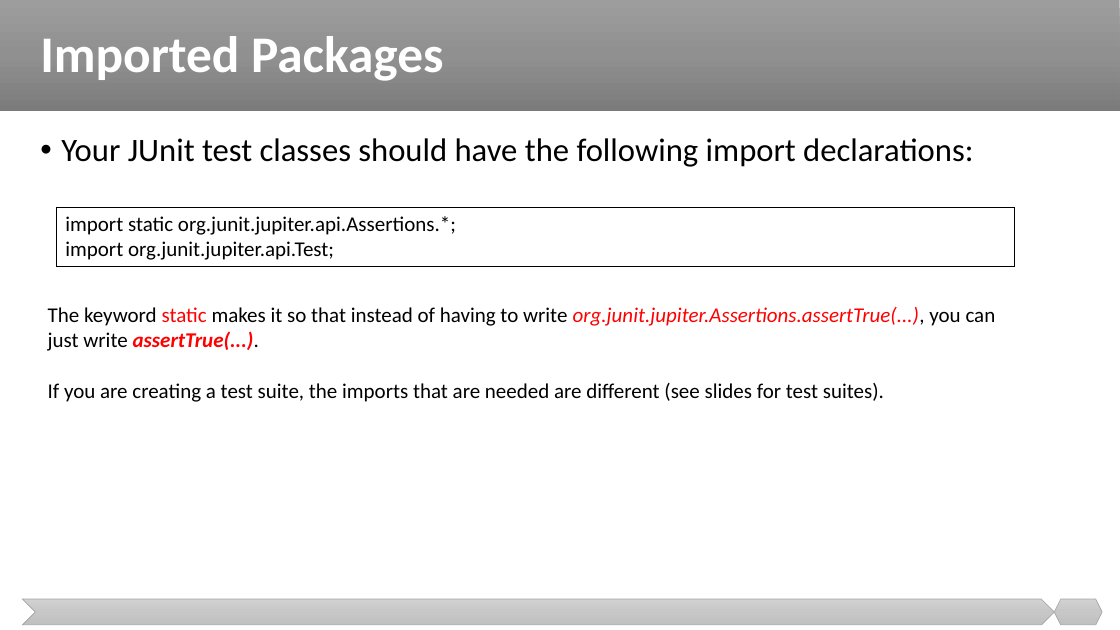
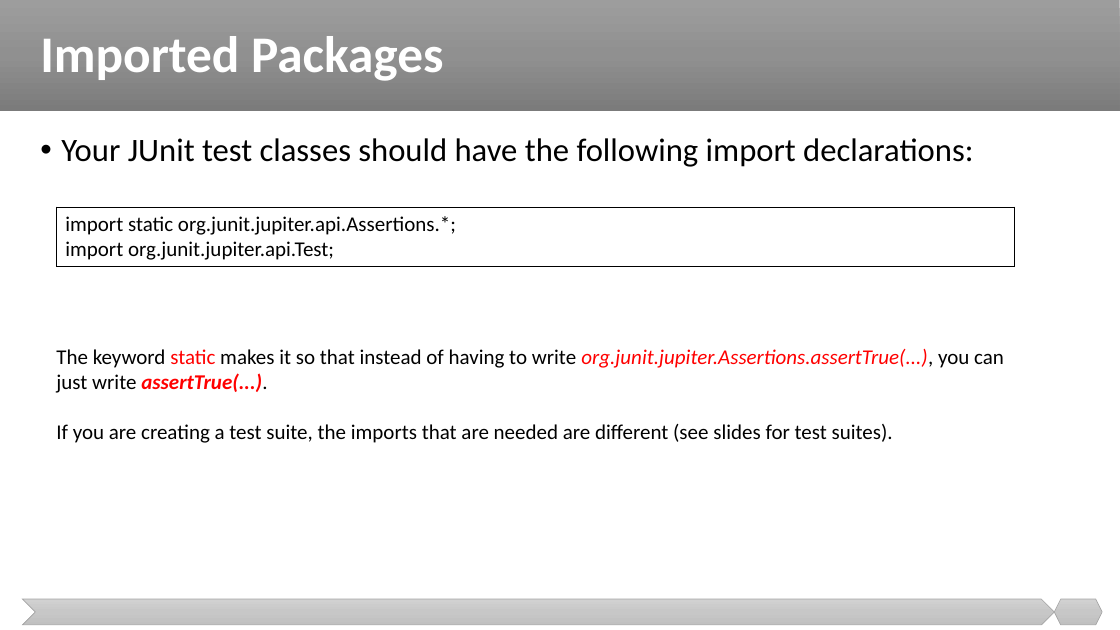
Before and after one commit to nashurgessa/Software-Testing-batch-2022-23, a slide deck: slide 10 of slides/L14. Unit Testing and JUnit.pptx. Drawn at 1120x630 pixels with LibreOffice and Linux fonts; fonts in the diff are those of the drawing. Boxes give left, top, right and bottom in pixels: in the first picture for what was removed or moved away, otherwise in the second. Text is boxed around its words. In the diff, an @@ line names an element or a change of style, - is before the commit and + after.

```diff
--- a/slides/L14. Unit Testing and JUnit.pptx
+++ b/slides/L14. Unit Testing and JUnit.pptx
@@ text "The keyword static makes it ...": place and size @@
-text "The keyword static makes it ..." at [48, 307, 996, 402]
+text "The keyword static makes it ..." at [56, 349, 1004, 443]
```
Also in this commit, not shown: 10 other files.
